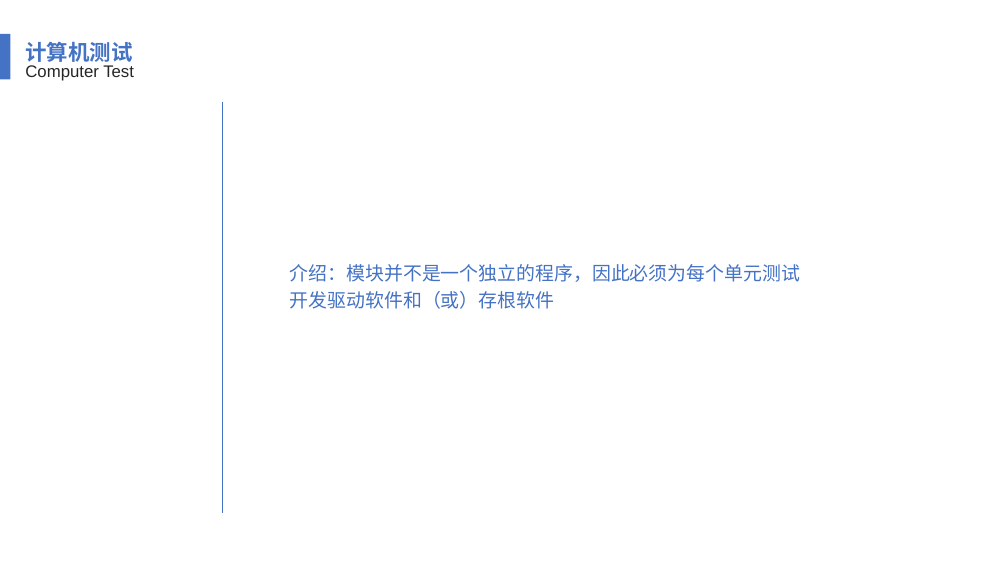
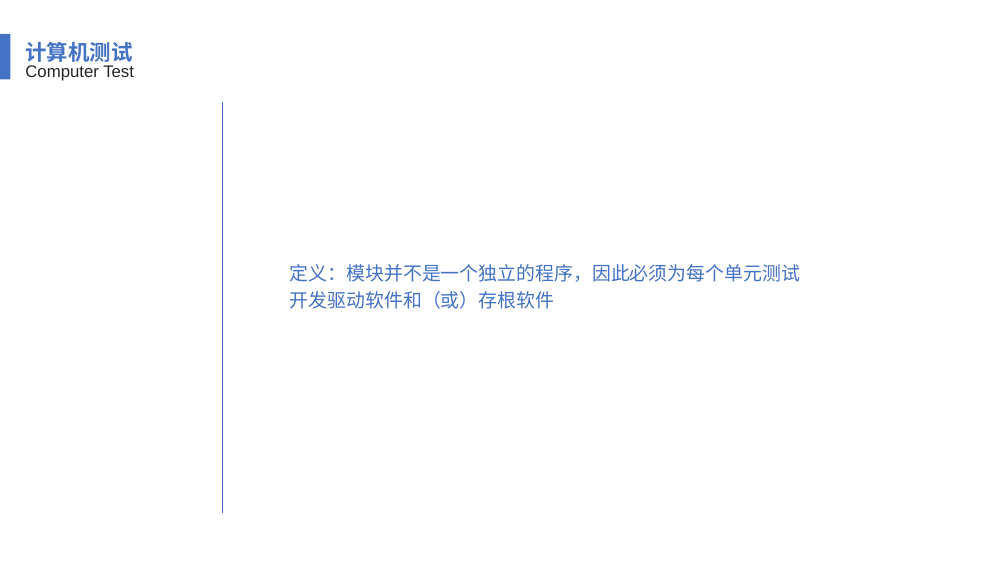
Before and after one commit to SE2018-G11/Chat-helper, a slide deck: slide 16 of 翻转课堂1.pptx (slide 25 before the commit). Drawn at 1008x567 pixels with LibreOffice and Linux fonts; fonts in the diff are those of the drawing. Boxes give left, top, right and bottom in pixels: in the first picture for what was removed or moved away, otherwise in the second. Text is boxed around its words. In the diff, an @@ line names an element or a change of style, - is before the commit and + after.

```diff
--- a/翻转课堂1.pptx
+++ b/翻转课堂1.pptx
@@ text at [290,264,800,309]: text changed @@
-介绍：模块并不是一个独立的程序，因此必须为每个单元测试开发驱动软件和（或）存根软件
+定义：模块并不是一个独立的程序，因此必须为每个单元测试开发驱动软件和（或）存根软件
```
Also in this commit, not shown: 14 other slides changed, 14 slides removed.
